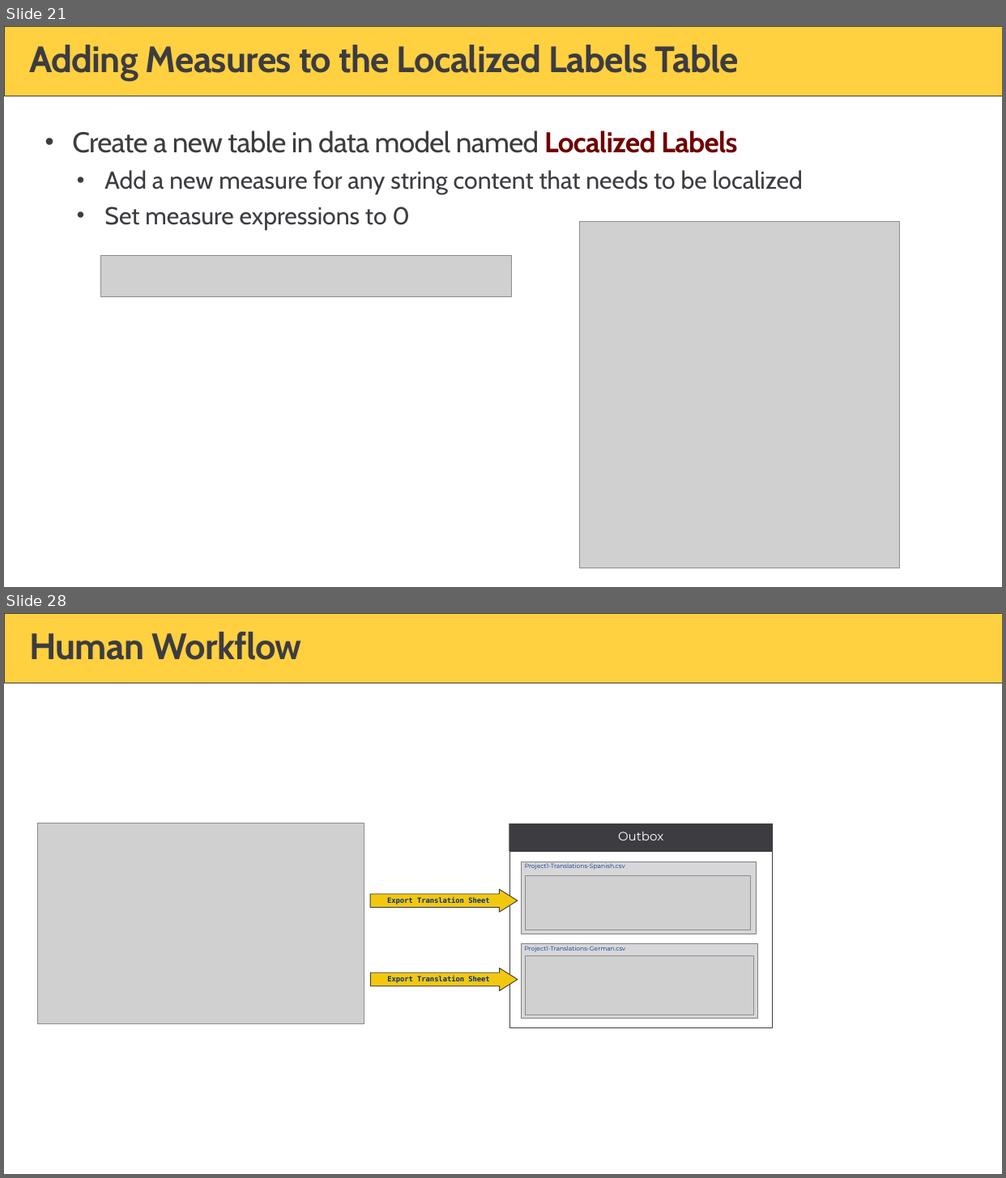
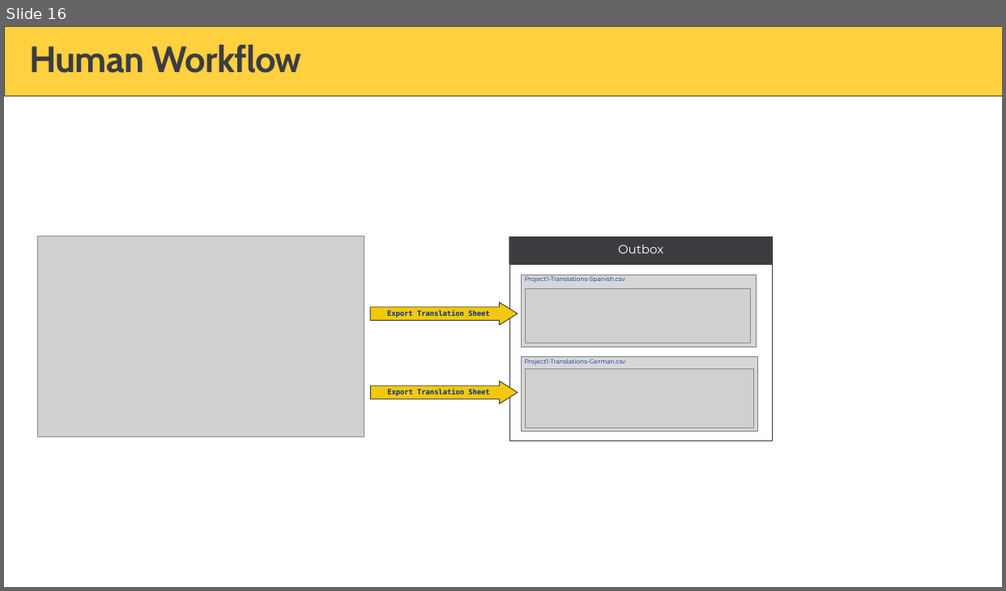
Before and after one commit to PowerBiDevCamp/TranslationsBuilder, a slide deck: Docs/Translations Builder.pptx. Shown one above the other, each under a label of ours: slides 21 and 28 before the commit, slide 16 after it; the slides between them are not shown. The pictures are 1006x1178 and 1006x591 pixels, drawn with LibreOffice and Linux fonts; fonts in the diff are those of the drawing; grey boxes stand for pictures; background and template pictures are left out. Boxes give left, top, right and bottom in pixels: in the first picture for what was removed or moved away, otherwise in the second. Text is boxed around its words. In the diff, an @@ line names an element or a change of style, - is before the commit and + after.

```diff
--- a/Docs/Translations Builder.pptx
+++ b/Docs/Translations Builder.pptx
@@ slide 21 removed at [4, 26, 1002, 587], background #FFFFFF; not listed: 1 template element that a slide beside it also shows @@
@@ title removed at [29, 45, 738, 81] @@
-Adding Measures to the Localized Labels Table
@@ text removed at [72, 130, 803, 230] @@
-• Create a new table in data model named Localized Labels
-  • Add a new measure for any string content that needs to be localized
-  • Set measure expressions to 0
@@ picture removed at [580, 221, 900, 568] @@
@@ picture removed at [101, 255, 512, 297] @@
@@ what was slide 28 is now slide 16 @@
```
Also in this commit, not shown: 8 slides changed, 5 slides added, 14 other slides removed, 2 other files.
